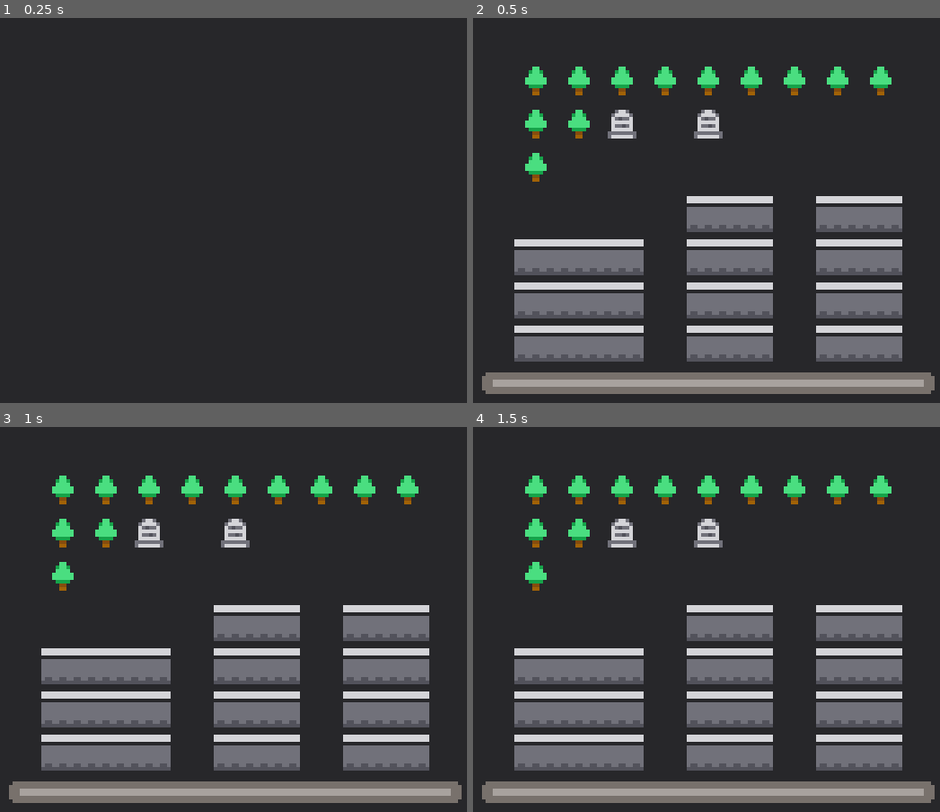
Above: before the commit, frames 1-4 (two rows, left to right).
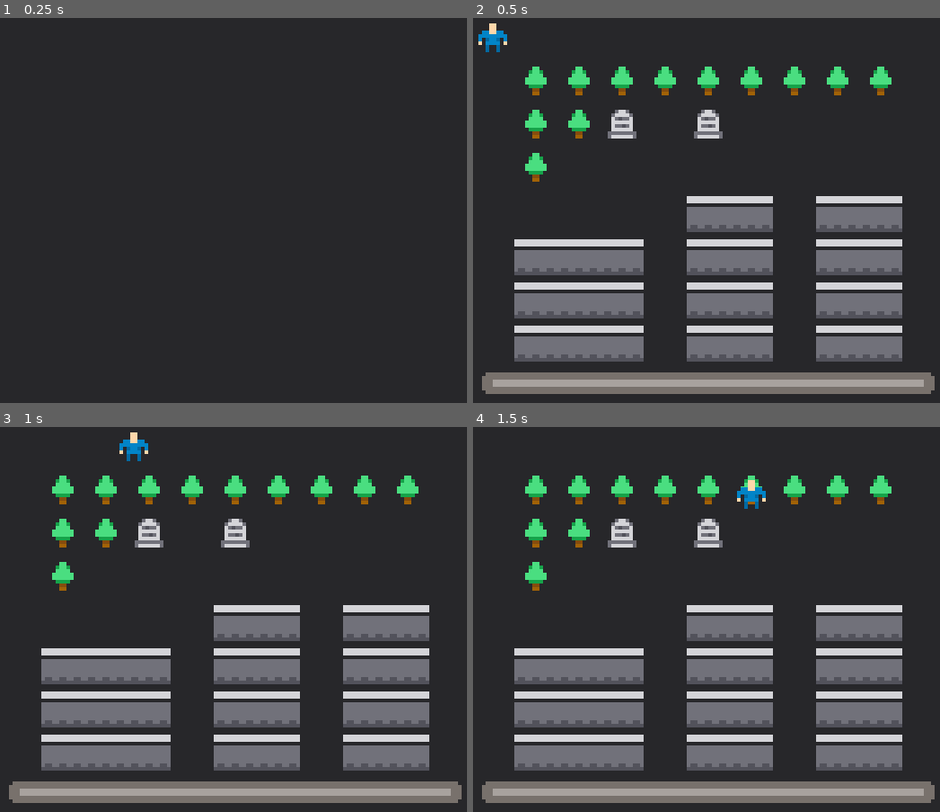
Above: after the commit, the same moments.

Repository: assertchris/game-invasion
Game: Godot game, scene res://nodes/screens/play-screen.tscn
Two runs of this game, one before a commit and one after it. Both use one fixed random seed, a clock stepped at 60 frames per second and the inputs below.
Inputs (mouse positions are in pixels of both pictures, inside the frame that each line leads up to):
- Up to frame 1 (0.25 s): no input
- Up to frame 2 (0.5 s): no input
- Up to frame 3 (1 s): move the mouse to (396, 650) at 0.52 s; click (396, 650) at 0.67 s
- Up to frame 4 (1.5 s): move the mouse to (599, 715) at 1.27 s; click (599, 715) at 1.42 s

Frame 1 is identical in both runs. In frame 2, 0.2% of the frame differs, in the area x 1-8%, y 1-9%; in frame 3, 0.2%; in frame 4, 0.2%.

Commit message:
Add player + player movement

Diff:
--- a/nodes/doodads/doodad.gd
+++ b/nodes/doodads/doodad.gd
@@ -1,2 +1,2 @@
-extends Node2D
+extends StaticBody2D
 class_name Doodad
--- a/nodes/doodads/doodad.tscn
+++ b/nodes/doodads/doodad.tscn
@@ -2,5 +2,8 @@
 
 [ext_resource path="res://nodes/doodads/doodad.gd" type="Script" id=1]
 
-[node name="Doodad" type="Node2D"]
+[node name="Doodad" type="StaticBody2D" groups=["doodads"]]
+collision_layer = 2
 script = ExtResource( 1 )
+
+[node name="Collider" type="CollisionPolygon2D" parent="."]
--- a/nodes/doodads/grave-doodad.tscn
+++ b/nodes/doodads/grave-doodad.tscn
@@ -1,14 +1,18 @@
-[gd_scene load_steps=4 format=2]
+[gd_scene load_steps=5 format=2]
 
 [ext_resource path="res://images/sprites.png" type="Texture" id=1]
 [ext_resource path="res://nodes/doodads/doodad.tscn" type="PackedScene" id=2]
+[ext_resource path="res://nodes/doodads/grave-doodad.gd" type="Script" id=3]
 
 [sub_resource type="AtlasTexture" id=1]
 atlas = ExtResource( 1 )
 region = Rect2( 96, 0, 12, 12 )
 
 [node name="GraveDoodad" instance=ExtResource( 2 )]
-script = null
+script = ExtResource( 3 )
 
 [node name="Sprite" type="Sprite" parent="." index="0"]
 texture = SubResource( 1 )
+
+[node name="Collider" parent="." index="1"]
+polygon = PoolVector2Array( -4, 4, 4, 4, 4, -4, -4, -4 )
--- a/nodes/doodads/house-doodad.tscn
+++ b/nodes/doodads/house-doodad.tscn
@@ -13,3 +13,6 @@
 
 [node name="Sprite" type="Sprite" parent="." index="0"]
 texture = SubResource( 1 )
+
+[node name="Collider" parent="." index="1"]
+polygon = PoolVector2Array( -6, 6, 6, 6, 6, -4, -6, -4 )
--- a/nodes/doodads/tree-doodad.tscn
+++ b/nodes/doodads/tree-doodad.tscn
@@ -13,3 +13,6 @@
 
 [node name="Sprite" type="Sprite" parent="." index="0"]
 texture = SubResource( 1 )
+
+[node name="Collider" parent="." index="1"]
+polygon = PoolVector2Array( -3, 4, 3, 4, 3, -4, -3, -4 )
--- a/nodes/globals/constants.gd
+++ b/nodes/globals/constants.gd
@@ -11,6 +11,7 @@
 	grave,
 	house,
 	road,
+	navigable,
 }
 
 const tiles_colors := {
@@ -18,6 +19,7 @@
 	tiles_types.grave: "71717a",
 	tiles_types.house: "ef4444",
 	tiles_types.road: "a855f7",
+	tiles_types.navigable: "fbbf24",
 }
 
 export var tree_doodad : PackedScene
@@ -32,6 +34,7 @@
 
 const tiles_set_names := {
 	tiles_types.road: "roads",
+	tiles_types.navigable: "navigable",
 }
 
 const rooms_total := 9
@@ -45,6 +48,7 @@
 const tiles_is_not_doodad := [
 	tiles_types.none,
 	tiles_types.road,
+	tiles_types.navigable,
 ]
 
 const tiles_is_not_tile := [
@@ -55,3 +59,5 @@
 ]
 
 const sprites_width := 12
+
+const player_speed = 100.0
--- a/nodes/globals/generation.gd
+++ b/nodes/globals/generation.gd
@@ -59,7 +59,7 @@
 				y * Constants.sprites_width
 			)
 
-func make_rooms(parent):
+func make_rooms(parent, player):
 	randomize()
 
 	var rooms_left = Constants.rooms_total - 1
@@ -119,6 +119,7 @@
 	parent.add_child(Variables.current_room)
 
 	Variables.current_room.visible = true
+	Variables.current_room.add_child(player)
 
 func get_neighbor_positions(position) -> Array:
 	return [
--- /dev/null
+++ b/nodes/player.gd
@@ -0,0 +1,39 @@
+extends KinematicBody2D
+
+var path = PoolVector2Array()
+
+signal position_changed
+
+func _ready():
+	set_process(false)
+
+func _process(delta):
+	var move_distance = Constants.player_speed * delta
+	emit_signal("position_changed", position)
+	move_along_path(move_distance)
+
+func move_along_path(distance):
+	var start_point = position
+
+	for _i in range(path.size()):
+		var distance_to_next = start_point.distance_to(path[0])
+
+		if distance <= distance_to_next and distance >= 0.0:
+			position = start_point.linear_interpolate(path[0], distance / distance_to_next)
+			break
+		elif distance < 0.0:
+			position = path[0]
+			set_process(false)
+			break
+
+		distance -= distance_to_next
+		start_point = path[0]
+		path.remove(0)
+
+func set_path(value):
+	path = value
+
+	if value.size() == 0:
+		return
+
+	set_process(true)
--- /dev/null
+++ b/nodes/player.tscn
@@ -0,0 +1,18 @@
+[gd_scene load_steps=4 format=2]
+
+[ext_resource path="res://images/sprites.png" type="Texture" id=1]
+[ext_resource path="res://nodes/player.gd" type="Script" id=2]
+
+[sub_resource type="AtlasTexture" id=1]
+atlas = ExtResource( 1 )
+region = Rect2( 0, 0, 12, 12 )
+
+[node name="Player" type="KinematicBody2D"]
+collision_mask = 2
+script = ExtResource( 2 )
+
+[node name="Sprite" type="Sprite" parent="."]
+texture = SubResource( 1 )
+
+[node name="Collider" type="CollisionPolygon2D" parent="."]
+polygon = PoolVector2Array( -2, 4, 2, 4, 2, -2, 0, -4, -2, -2 )
--- a/nodes/room.gd
+++ b/nodes/room.gd
@@ -1,4 +1,4 @@
-extends Node2D
+extends YSort
 
 onready var _roads := $Roads
 onready var _doodads := $Doodads
--- a/nodes/room.tscn
+++ b/nodes/room.tscn
@@ -3,7 +3,7 @@
 [ext_resource path="res://nodes/room.gd" type="Script" id=1]
 [ext_resource path="res://resources/tiles.tres" type="TileSet" id=2]
 
-[node name="Room" type="Node2D"]
+[node name="Room" type="YSort"]
 script = ExtResource( 1 )
 
 [node name="Roads" type="TileMap" parent="."]
@@ -11,6 +11,7 @@
 tile_set = ExtResource( 2 )
 cell_size = Vector2( 12, 12 )
 cell_custom_transform = Transform2D( 12, 0, 0, 12, 0, 0 )
+cell_tile_origin = 1
 format = 1
 
 [node name="Doodads" type="YSort" parent="."]
--- a/nodes/screens/play-screen.gd
+++ b/nodes/screens/play-screen.gd
@@ -1,9 +1,24 @@
 extends Screen
 
-onready var _room := $Center/Room
+export var Player : PackedScene
+
+onready var _anchor := $Center/Anchor
+onready var _navigation := $Center/Anchor/Navigation
+
+var _player : KinematicBody2D
 
 func _ready() -> void:
 	# DEBUG add delay because play is loaded first
 	yield(get_tree().create_timer(0.25), "timeout")
 
-	Generation.make_rooms(_room)
+	_player = Player.instance()
+	Generation.make_rooms(_navigation, _player)
+
+func _on_PlayScreen_gui_input(event: InputEvent) -> void:
+	if not _player:
+		return
+
+	if event is InputEventMouseButton:
+		if event.is_pressed():
+			var position = get_local_mouse_position() - _anchor.rect_position
+			_player.set_path(_navigation.get_simple_path(_player.position, position, false))
--- a/nodes/screens/play-screen.tscn
+++ b/nodes/screens/play-screen.tscn
@@ -1,16 +1,19 @@
-[gd_scene load_steps=3 format=2]
+[gd_scene load_steps=4 format=2]
 
 [ext_resource path="res://nodes/screens/screen.tscn" type="PackedScene" id=1]
 [ext_resource path="res://nodes/screens/play-screen.gd" type="Script" id=2]
+[ext_resource path="res://nodes/player.tscn" type="PackedScene" id=3]
 
 [node name="PlayScreen" instance=ExtResource( 1 )]
 script = ExtResource( 2 )
+Player = ExtResource( 3 )
 
 [node name="Center" type="CenterContainer" parent="." index="0"]
 margin_right = 180.0
 margin_bottom = 180.0
+mouse_filter = 2
 
-[node name="Room" type="Control" parent="Center" index="0"]
+[node name="Anchor" type="Control" parent="Center" index="0"]
 margin_left = 24.0
 margin_top = 24.0
 margin_right = 156.0
@@ -18,3 +21,8 @@
 grow_horizontal = 2
 grow_vertical = 2
 rect_min_size = Vector2( 132, 132 )
+mouse_filter = 2
+
+[node name="Navigation" type="Navigation2D" parent="Center/Anchor" index="0"]
+
+[connection signal="gui_input" from="." to="." method="_on_PlayScreen_gui_input"]
--- a/project.godot
+++ b/project.godot
@@ -9,7 +9,7 @@
 config_version=4
 
 _global_script_classes=[ {
-"base": "Node2D",
+"base": "StaticBody2D",
 "class": "Doodad",
 "language": "GDScript",
 "path": "res://nodes/doodads/doodad.gd"
@@ -47,6 +47,13 @@
 window/stretch/mode="2d"
 window/stretch/aspect="expand"
 
+[layer_names]
+
+2d_render/layer_1="Player"
+2d_render/layer_2="Doodad"
+2d_physics/layer_1="Player"
+2d_physics/layer_2="Doodad"
+
 [physics]
 
 common/enable_pause_aware_picking=true
--- a/resources/tiles.tres
+++ b/resources/tiles.tres
@@ -1,6 +1,66 @@
-[gd_resource type="TileSet" load_steps=2 format=2]
+[gd_resource type="TileSet" load_steps=17 format=2]
 
 [ext_resource path="res://images/sprites.png" type="Texture" id=1]
+
+[sub_resource type="NavigationPolygon" id=1]
+vertices = PoolVector2Array( 0, 0, 12, 0, 12, 12, 0, 12 )
+polygons = [ PoolIntArray( 0, 1, 2, 3 ) ]
+
+[sub_resource type="NavigationPolygon" id=2]
+vertices = PoolVector2Array( 0, 0, 12, 0, 12, 12, 0, 12 )
+polygons = [ PoolIntArray( 0, 1, 2, 3 ) ]
+
+[sub_resource type="NavigationPolygon" id=3]
+vertices = PoolVector2Array( 0, 0, 12, 0, 12, 12, 0, 12 )
+polygons = [ PoolIntArray( 0, 1, 2, 3 ) ]
+
+[sub_resource type="NavigationPolygon" id=4]
+vertices = PoolVector2Array( 0, 0, 12, 0, 12, 12, 0, 12 )
+polygons = [ PoolIntArray( 0, 1, 2, 3 ) ]
+
+[sub_resource type="NavigationPolygon" id=5]
+vertices = PoolVector2Array( 0, 0, 12, 0, 12, 12, 0, 12 )
+polygons = [ PoolIntArray( 0, 1, 2, 3 ) ]
+
+[sub_resource type="NavigationPolygon" id=6]
+vertices = PoolVector2Array( 0, 0, 12, 0, 12, 12, 0, 12 )
+polygons = [ PoolIntArray( 0, 1, 2, 3 ) ]
+
+[sub_resource type="NavigationPolygon" id=7]
+vertices = PoolVector2Array( 0, 0, 12, 0, 12, 12, 0, 12 )
+polygons = [ PoolIntArray( 0, 1, 2, 3 ) ]
+
+[sub_resource type="NavigationPolygon" id=8]
+vertices = PoolVector2Array( 0, 0, 12, 0, 12, 12, 0, 12 )
+polygons = [ PoolIntArray( 0, 1, 2, 3 ) ]
+
+[sub_resource type="NavigationPolygon" id=9]
+vertices = PoolVector2Array( 0, 0, 12, 0, 12, 12, 0, 12 )
+polygons = [ PoolIntArray( 0, 1, 2, 3 ) ]
+
+[sub_resource type="NavigationPolygon" id=10]
+vertices = PoolVector2Array( 0, 0, 12, 0, 12, 12, 0, 12 )
+polygons = [ PoolIntArray( 0, 1, 2, 3 ) ]
+
+[sub_resource type="NavigationPolygon" id=11]
+vertices = PoolVector2Array( 0, 0, 12, 0, 12, 12, 0, 12 )
+polygons = [ PoolIntArray( 0, 1, 2, 3 ) ]
+
+[sub_resource type="NavigationPolygon" id=12]
+vertices = PoolVector2Array( 0, 0, 12, 0, 12, 12, 0, 12 )
+polygons = [ PoolIntArray( 0, 1, 2, 3 ) ]
+
+[sub_resource type="NavigationPolygon" id=13]
+vertices = PoolVector2Array( 0, 0, 12, 0, 12, 12, 0, 12 )
+polygons = [ PoolIntArray( 0, 1, 2, 3 ) ]
+
+[sub_resource type="NavigationPolygon" id=14]
+vertices = PoolVector2Array( 0, 0, 12, 0, 12, 12, 0, 12 )
+polygons = [ PoolIntArray( 0, 1, 2, 3 ) ]
+
+[sub_resource type="NavigationPolygon" id=15]
+vertices = PoolVector2Array( 0, 0, 12, 0, 12, 12, 0, 12 )
+polygons = [ PoolIntArray( 0, 1, 2, 3 ) ]
 
 [resource]
 0/name = "roads"
@@ -15,7 +75,7 @@
 0/autotile/tile_size = Vector2( 12, 12 )
 0/autotile/spacing = 0
 0/autotile/occluder_map = [  ]
-0/autotile/navpoly_map = [  ]
+0/autotile/navpoly_map = [ Vector2( 0, 0 ), SubResource( 1 ), Vector2( 0, 1 ), SubResource( 2 ), Vector2( 1, 0 ), SubResource( 3 ), Vector2( 1, 1 ), SubResource( 4 ), Vector2( 2, 0 ), SubResource( 5 ), Vector2( 2, 1 ), SubResource( 6 ), Vector2( 3, 0 ), SubResource( 7 ), Vector2( 3, 1 ), SubResource( 8 ), Vector2( 4, 0 ), SubResource( 9 ), Vector2( 4, 1 ), SubResource( 10 ), Vector2( 5, 0 ), SubResource( 11 ), Vector2( 5, 1 ), SubResource( 12 ), Vector2( 6, 0 ), SubResource( 13 ), Vector2( 6, 1 ), SubResource( 14 ) ]
 0/autotile/priority_map = [  ]
 0/autotile/z_index_map = [  ]
 0/occluder_offset = Vector2( 0, 0 )
@@ -26,3 +86,18 @@
 0/shape_one_way_margin = 0.0
 0/shapes = [  ]
 0/z_index = 0
+1/name = "navigable"
+1/texture = ExtResource( 1 )
+1/tex_offset = Vector2( 0, 0 )
+1/modulate = Color( 1, 1, 1, 1 )
+1/region = Rect2( 84, 156, 12, 12 )
+1/tile_mode = 0
+1/occluder_offset = Vector2( 0, 0 )
+1/navigation_offset = Vector2( 0, 0 )
+1/navigation = SubResource( 15 )
+1/shape_offset = Vector2( 0, 0 )
+1/shape_transform = Transform2D( 1, 0, 0, 1, 0, 0 )
+1/shape_one_way = false
+1/shape_one_way_margin = 0.0
+1/shapes = [  ]
+1/z_index = 0
Binary file changed: images/tiles.png
